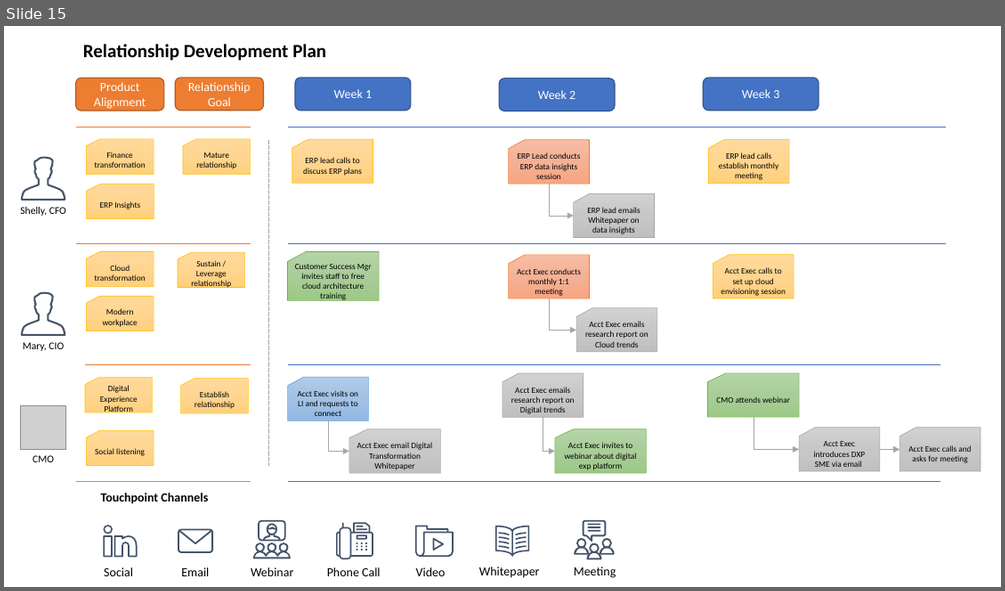
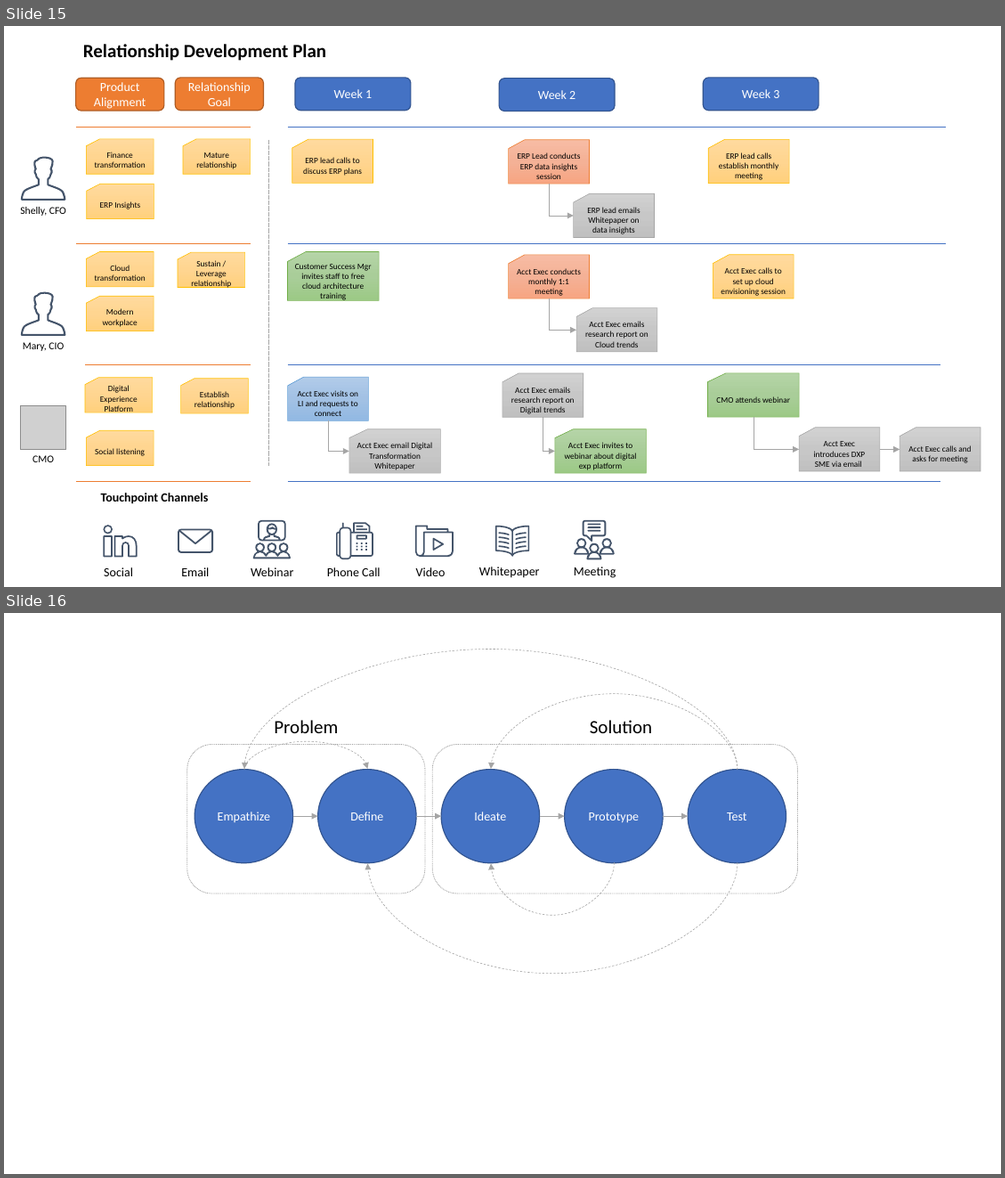
Before and after one commit to 200Meters/Sales-Scrum, a slide deck: assets/Sprint Cadence Diagrams.pptx. Shown one above the other, each under a label of ours: slide 15 before the commit, slides 15 and 16 after it. The pictures are 1005x591 and 1005x1178 pixels, drawn with LibreOffice and Linux fonts; fonts in the diff are those of the drawing; grey boxes stand for pictures. Boxes give left, top, right and bottom in pixels: in the first picture for what was removed or moved away, otherwise in the second. Text is boxed around its words. In the diff, an @@ line names an element or a change of style, - is before the commit and + after.

```diff
--- a/assets/Sprint Cadence Diagrams.pptx
+++ b/assets/Sprint Cadence Diagrams.pptx
@@ slide 16 added at [4,613,1001,1174], background #FFFFFF @@
@@ curved arrow added from (737, 770) to (244, 769), #A5A5A5 0.5 pt dashed @@
@@ curved arrow added from (737, 770) to (491, 769), #A5A5A5 0.5 pt dashed @@
@@ rounded rectangle added at [187,745,425,893], outline #A5A5A5 0.75 pt dashed @@
@@ curved arrow added from (244, 770) to (367, 769), #A5A5A5 0.5 pt dashed @@
@@ text added at [274,720,338,733], 18 pt, text #000000 @@
+Problem
@@ rounded rectangle added at [432,745,797,893], outline #A5A5A5 0.75 pt dashed @@
@@ text added at [590,720,652,733], 18 pt, text #000000 @@
+Solution
@@ ellipse added at [194,770,293,863], fill #4472C4, outline #325491 1 pt, 12 pt, text #FFFFFF @@
+Empathize
@@ ellipse added at [318,770,417,863], fill #4472C4, outline #325491 1 pt, 12 pt, text #FFFFFF @@
+Define
@@ ellipse added at [442,770,540,863], fill #4472C4, outline #325491 1 pt, 12 pt, text #FFFFFF @@
+Ideate
@@ ellipse added at [565,770,663,863], fill #4472C4, outline #325491 1 pt, 12 pt, text #FFFFFF @@
+Prototype
@@ ellipse added at [688,770,786,863], fill #4472C4, outline #325491 1 pt, 12 pt, text #FFFFFF @@
+Test
@@ arrow added from (292, 817) to (318, 817), #A5A5A5 0.5 pt @@
@@ arrow added from (416, 817) to (442, 817), #A5A5A5 0.5 pt @@
@@ arrow added from (540, 817) to (565, 817), #A5A5A5 0.5 pt @@
@@ arrow added from (663, 817) to (688, 817), #A5A5A5 0.5 pt @@
@@ curved arrow added from (737, 863) to (367, 863), #A5A5A5 0.5 pt dashed @@
@@ curved arrow added from (615, 863) to (491, 863), #A5A5A5 0.5 pt dashed @@
```
